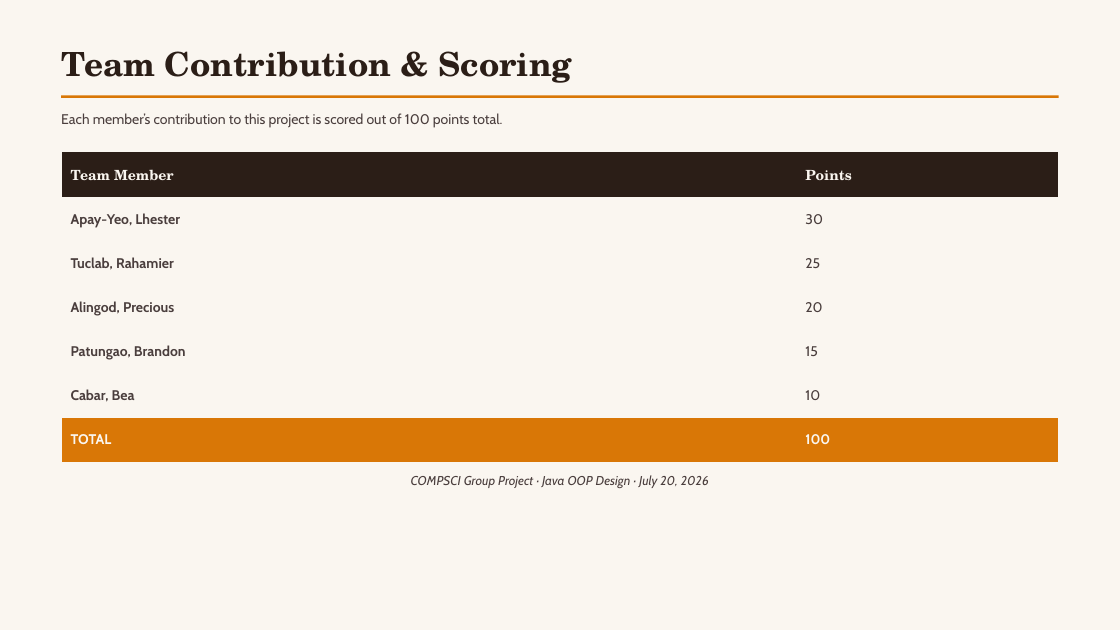
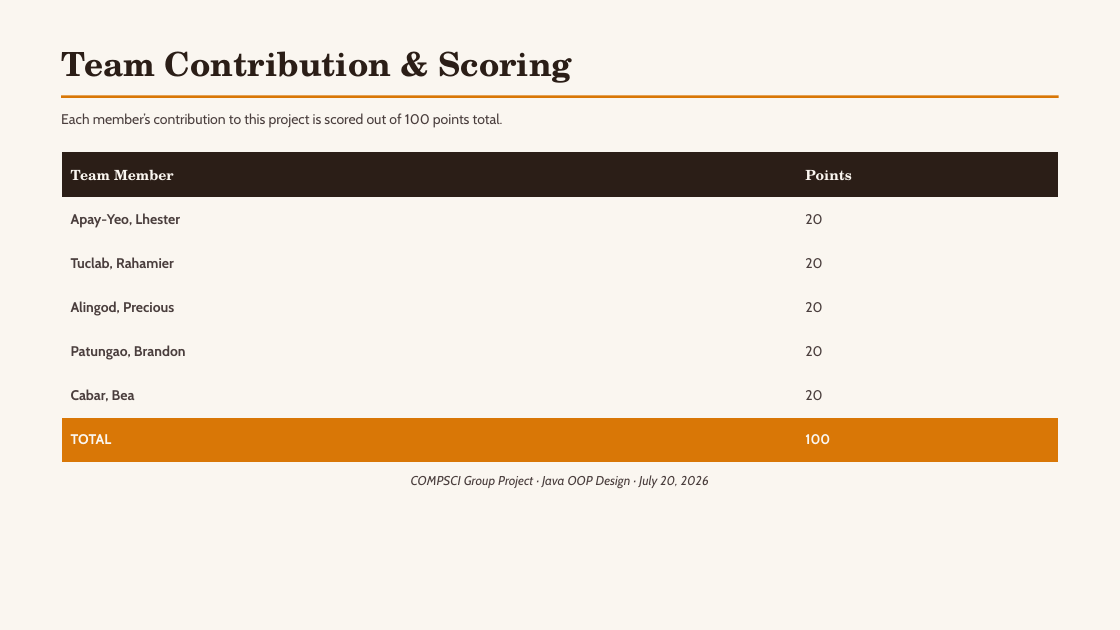
Before and after one commit to Teacher-Otep/coupling-and-cohesion-lhesters-team, a slide deck: slide 15 of Coffee-Shop-Order-System.pptx. Drawn at 1120x630 pixels with LibreOffice and Linux fonts; fonts in the diff are those of the drawing; background and template pictures are left out. Boxes give left, top, right and bottom in pixels: in the first picture for what was removed or moved away, otherwise in the second. Text is boxed around its words. In the diff, an @@ line names an element or a change of style, - is before the commit and + after.

Commit message:
modified presentation final

```diff
--- a/Coffee-Shop-Order-System.pptx
+++ b/Coffee-Shop-Order-System.pptx
@@ table at (x1=62, y1=151, x2=1059, y2=462) @@
-row 2, column 2: 30
+row 2, column 2: 20
-row 3, column 2: 25
+row 3, column 2: 20
-row 5, column 2: 15
+row 5, column 2: 20
-row 6, column 2: 10
+row 6, column 2: 20
```
Also in this commit, not shown: 1 slide added.
